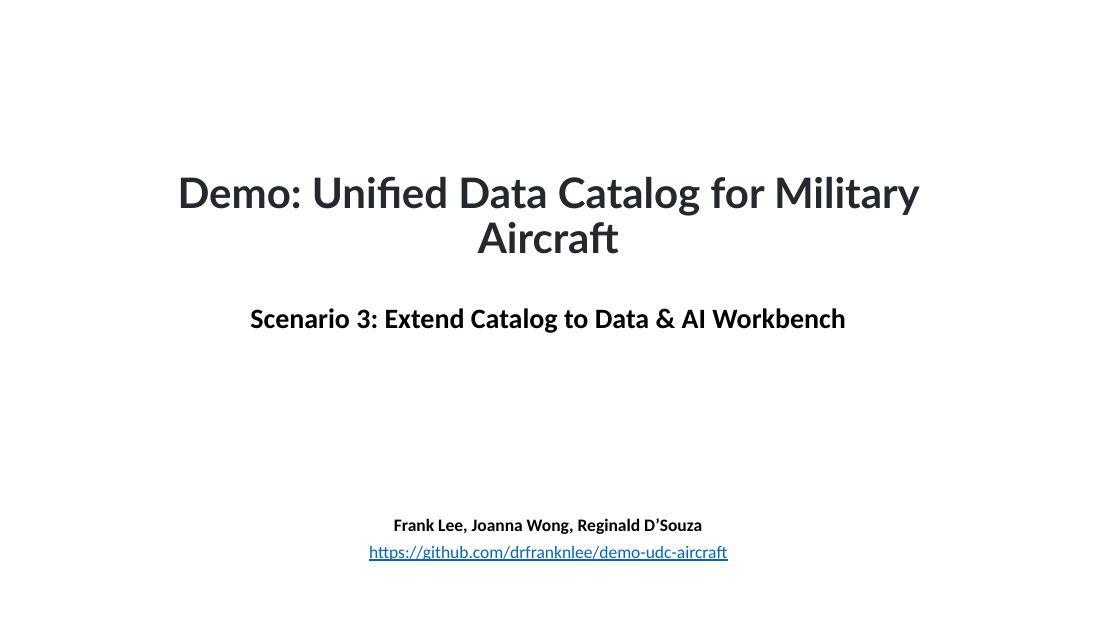
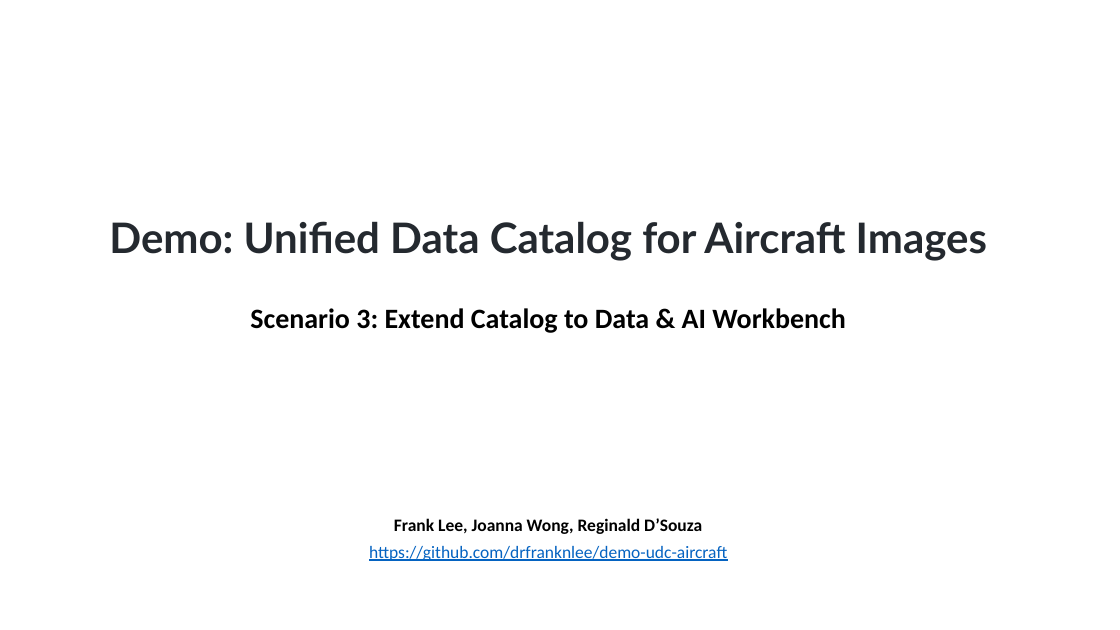
Before and after one commit to drfranknlee/udc-for-image-analytics, a slide deck: slide 1 of scenario3/recording/T101389-Scenario3-v20210921.pptx. Drawn at 1120x630 pixels with LibreOffice and Linux fonts; fonts in the diff are those of the drawing. Boxes give left, top, right and bottom in pixels: in the first picture for what was removed or moved away, otherwise in the second. Text is boxed around its words. In the diff, an @@ line names an element or a change of style, - is before the commit and + after.

```diff
--- a/scenario3/recording/T101389-Scenario3-v20210921.pptx
+++ b/scenario3/recording/T101389-Scenario3-v20210921.pptx
@@ title at <box>109,221,987,261</box>: text changed @@
-Demo: Unified Data Catalog for Military Aircraft
+Demo: Unified Data Catalog for Aircraft Images
```
Also in this commit, not shown: 2 slides added, 1 slide removed, 16 other files.
